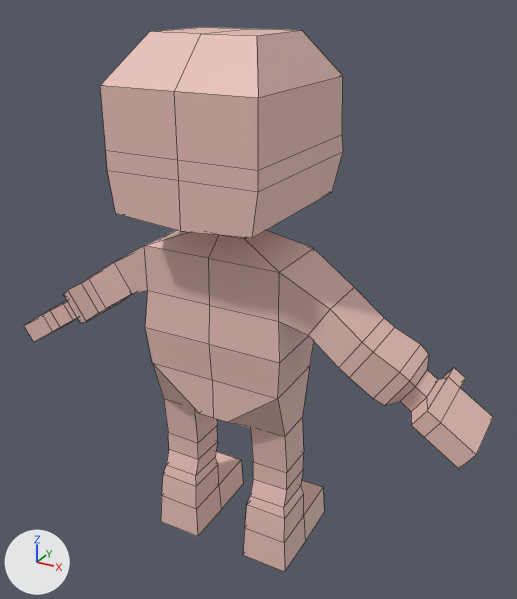
The FBX model Drug Office/Assets/Graphic Assets/Meshes/ludz.fbx, before and after one commit.
One viewpoint serves both versions: a 50 mm camera at (1.39, -2.28, 2.15) aimed at (0.08, 0.1, 0.96). Lighting does not change. The marker at lower left points along +X, +Y and +Z. Mesh edges are drawn as thin lines. Vertices at the same position are counted once.

Before the edit, the objects in view are built like this:
```python
mat_material = principled_material('Material')
mat_material.base_color = (0.801, 0.52, 0.475)  # pink #e7bfb7
me_cube_001 = bpy.data.meshes.new('Cube.001')
me_cube_001.from_pydata(...)  # 224 vertices, 222 faces; spans x -1.06..1.06, y -0.32..0.38, z -0.2..2.01
me_cube_001.materials.append(mat_material)  # pink #e7bfb7
ob_cube = bpy.data.objects.new('Cube', me_cube_001)
ob_cube.location = (0.0, 0.0, 0.0)
```
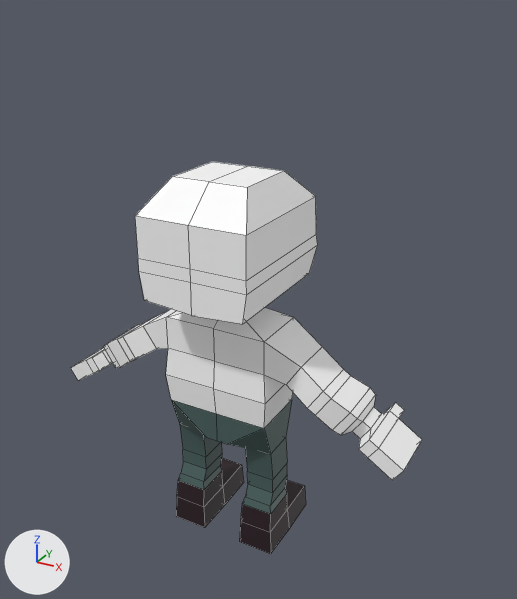
Changed parts and their boxes [x1, y1, x2, y2] in the pictures (517 x 599 px):
'Cube', surface changed, rescaled (brown to cyan, 25% narrower, 28% shorter): before [24, 27, 493, 572]; after [71, 162, 422, 554]

Diff of the bpy script that builds the scene:
```diff
--- a/Drug Office/Assets/Graphic Assets/Meshes/ludz.fbx.py
+++ b/Drug Office/Assets/Graphic Assets/Meshes/ludz.fbx.py
@@ img_paleta_png @@
+img_paleta_png = load_image('paleta.png', '../paleta.png', 1019, 32, 'sRGB')
@@ mat_material @@
 mat_material = principled_material('Material')
-mat_material.base_color = (0.801, 0.52, 0.475)  # pink #e7bfb7
+mat_material.texture = img_paleta_png
@@ me_cube_001 @@
 me_cube_001.from_pydata(...)  # 224 vertices, 222 faces; spans x -1.06..1.06, y -0.32..0.38, z -0.2..2.01
 # used by ob_cube; location = (0.0, 0.0, 0.0)
+# me_cube_001 part 1: texture (UV) coordinates of 198 of 222 faces, centred in x -0.99..0.99, y -0.32..0.37, z -0.2..2.01, changed; they spanned u 0.12..0.88, v 0.0..1.0 and now span u 0.15..0.77, v -0.09..0.73
 me_cube_001.materials.append(mat_material)
@@ ob_cube @@
 ob_cube.location = (0.0, 0.0, 0.0)
+ob_cube.scale = (0.764, 0.853, 0.748)
```
